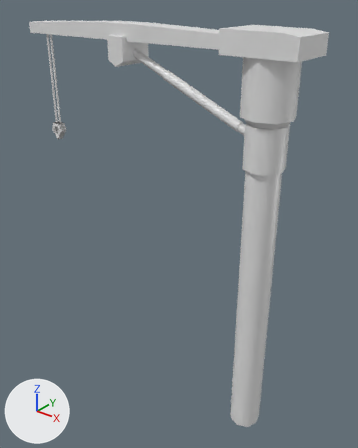
One commit to the FBX model Assets/Models/Seaport/CranePort2.fbx: the scene before it, then after it.
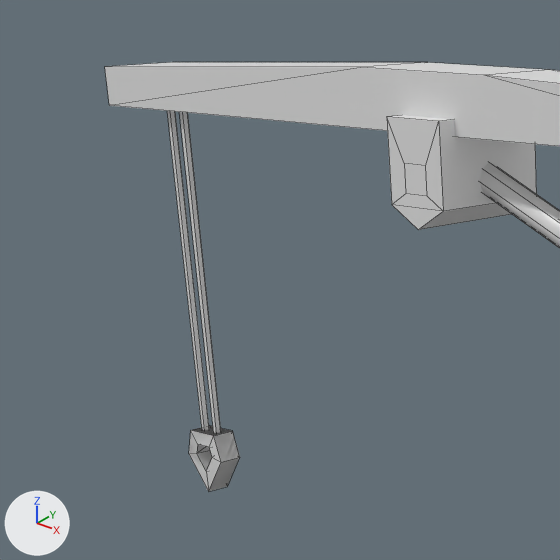
Each version appears first whole from a 50 mm camera at (6.29, -11.62, 13.9) aimed at (-3.42, 0.52, 6.37), and next in a close-up on the part from 0% to 43% of the width and 1% to 35% of the height. Arrows for +X, +Y and +Z are at lower left; the lights stay in place. The close-ups show mesh edges as thin lines. Where no turn or scale is listed for an object, it has been applied to the vertices.

The first close-up shows 'CranePort2'.
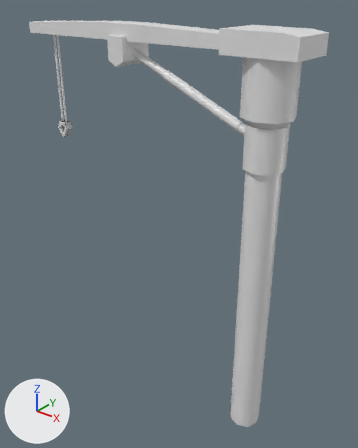
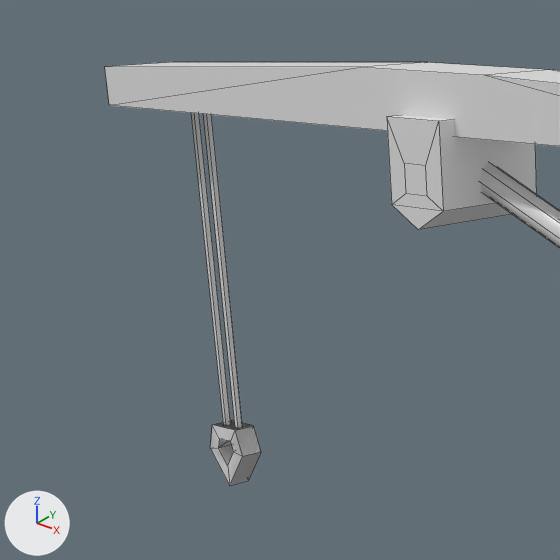
Edits to the bpy script that builds the scene:
```text
Change me_cylinder_007:
    where me_cylinder_007.from_pydata(...)  # 217 vertices, 187 faces; spans x -9.32..1.06, y -0.78..0.78, z -5.55..7.35
    used by ob_craneport2; location = (0.0, 0.0, 5.55)
    me_cylinder_007 part 1: the loose piece of 20 vertices spanning x -8.69..-8.18, y -0.4..-0.16, z 3.13..3.74 is moved by (0.0, 0.28, 0.0)
    me_cylinder_007 part 2: the loose piece of 20 vertices spanning x -8.69..-8.18, y -0.4..-0.16, z 3.13..3.74 is moved by (0.0, 0.28, 0.0)
    me_cylinder_007 part 3: the loose piece of 10 vertices spanning x -8.57..-8.49, y -0.31..-0.24, z 3.7..6.96 is moved by (0.0, 0.28, 0.0)
    me_cylinder_007 part 4: the loose piece of 10 vertices spanning x -8.39..-8.31, y -0.31..-0.24, z 3.7..6.96 is moved by (0.0, 0.28, 0.0)
```

Location of each change, (x1, y1, x2, y2) in pixels of the close-ups (560 x 560 px; the box of a moved part takes in the faces that stretch with it):
'CranePort2', reshaped: before (105, 62, 560, 492); after (105, 62, 560, 486)
part 1 of me_cylinder_007, moved or reshaped: before (189, 430, 239, 491); after (211, 427, 260, 485)
part 2 of me_cylinder_007, moved or reshaped: before (189, 426, 240, 492); after (210, 420, 261, 486)
part 3 of me_cylinder_007, moved or reshaped: before (167, 111, 209, 430); after (191, 113, 231, 425)
part 4 of me_cylinder_007, moved or reshaped: before (180, 112, 221, 433); after (204, 114, 242, 428)
